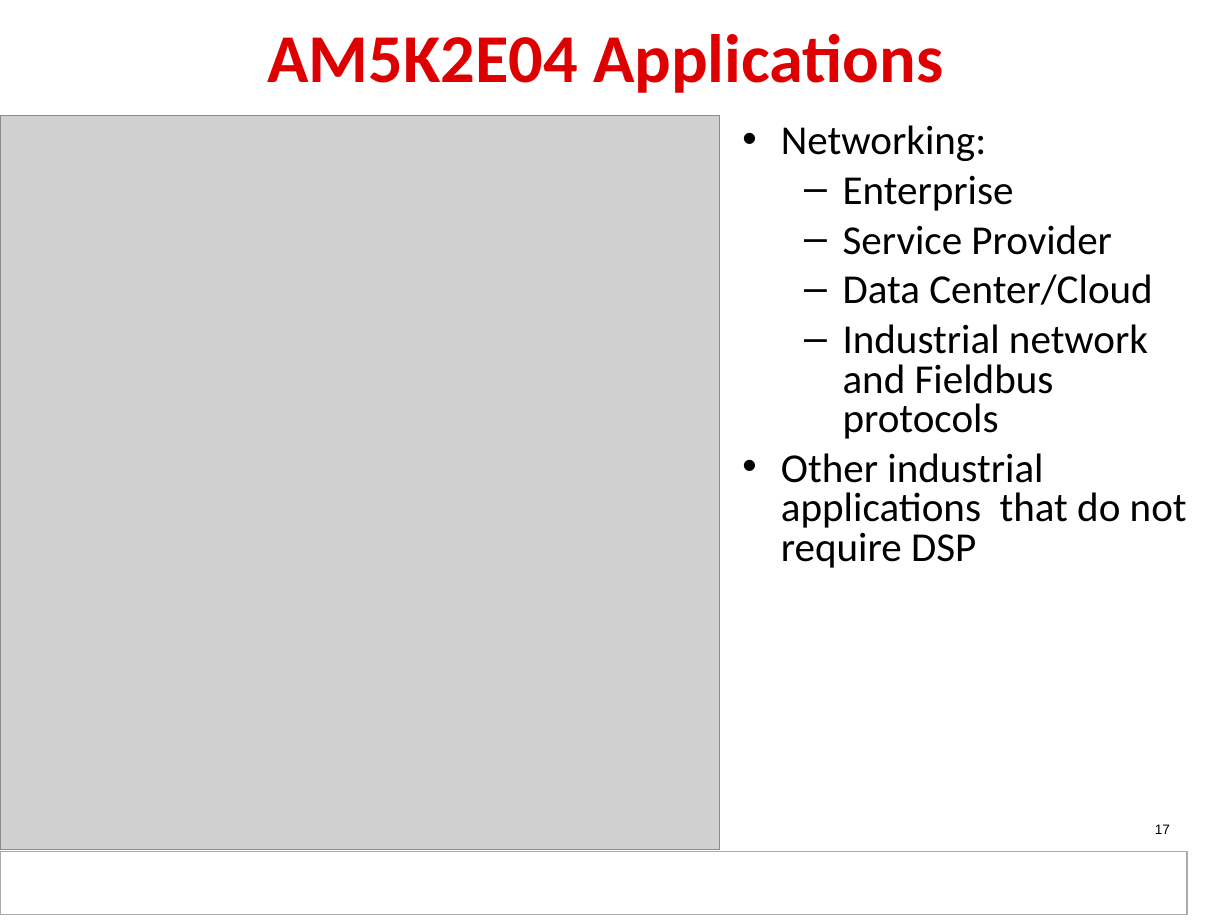
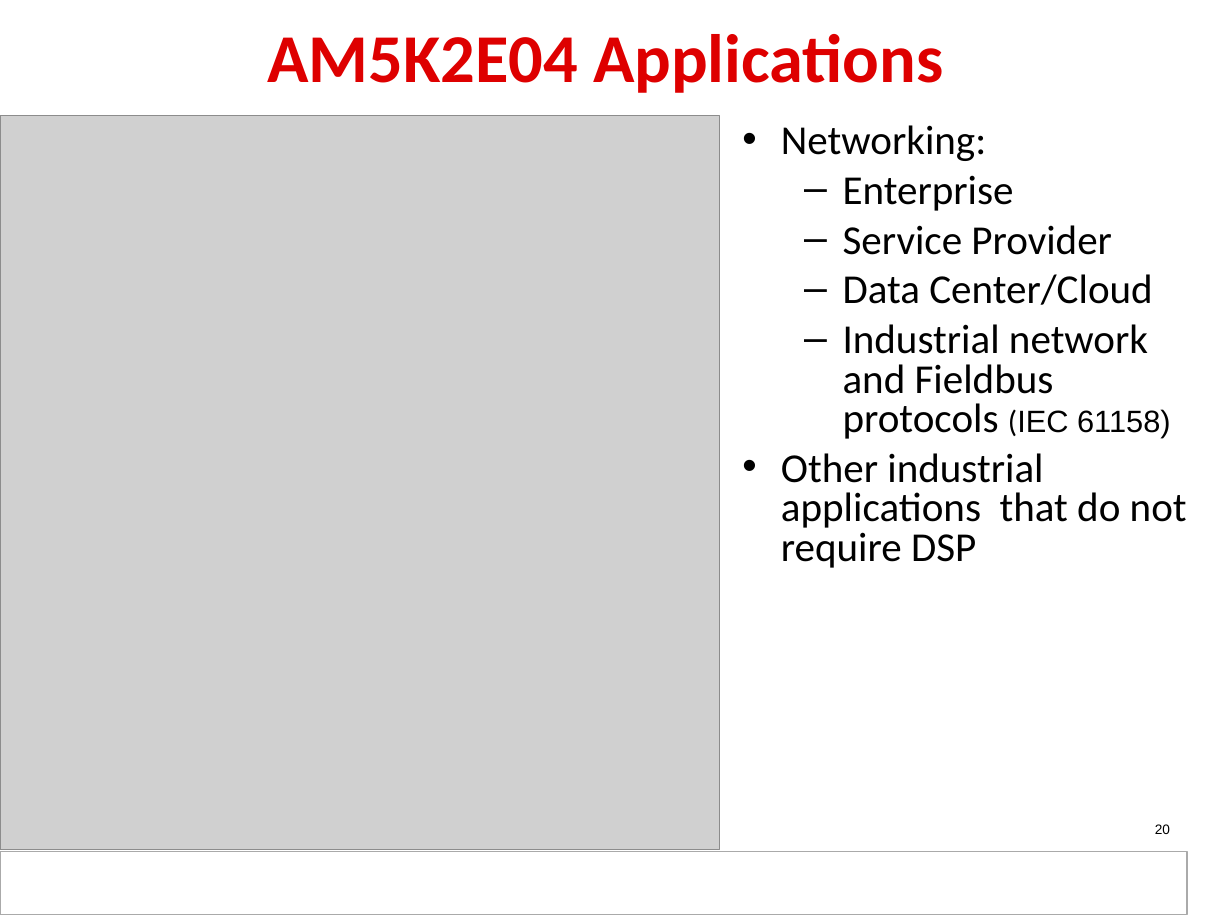
Before and after one commit to hari1989/keystone-workshop, a slide deck: slide 20 of slides/KeyStone_Edison.pptx (slide 17 before the commit). Drawn at 1232x924 pixels with LibreOffice and Linux fonts; fonts in the diff are those of the drawing; grey boxes stand for pictures; background and template pictures are left out. Boxes give left, top, right and bottom in pixels: in the first picture for what was removed or moved away, otherwise in the second. Text is boxed around its words. In the diff, an @@ line names an element or a change of style, - is before the commit and + after.

```diff
--- a/slides/KeyStone_Edison.pptx
+++ b/slides/KeyStone_Edison.pptx
@@ text at (843,324,1171,439): text changed @@
-  – Industrial network and Fieldbus protocols
+  – Industrial network and Fieldbus protocols (IEC 61158)
@@ page number at (1155,824,1170,834): text changed @@
-17
+20
```
Also in this commit, not shown: 4 other slides changed.
